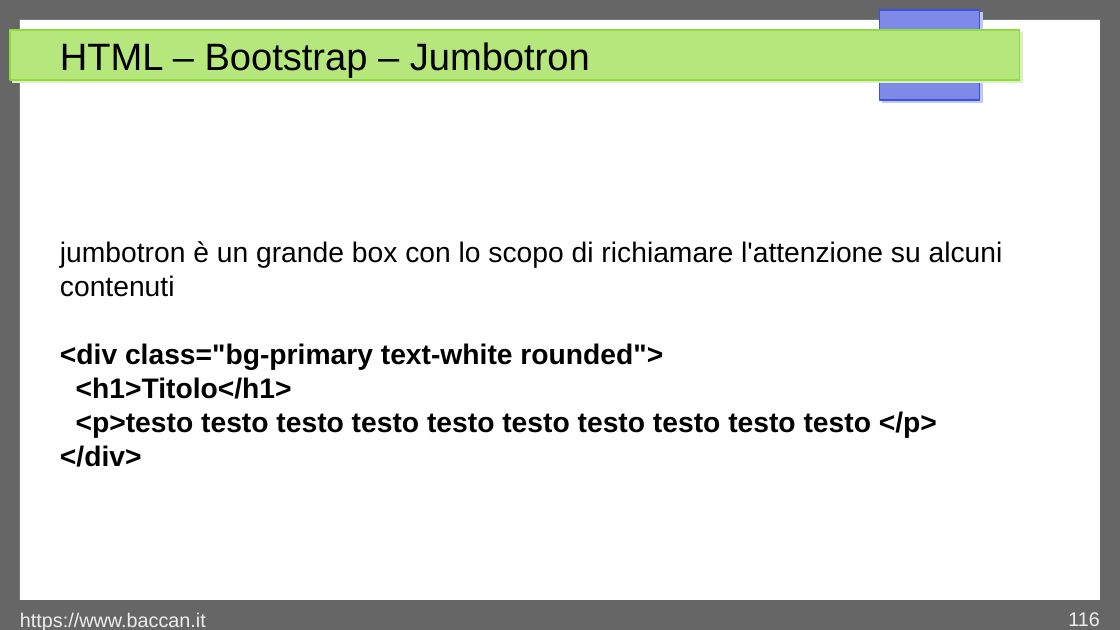
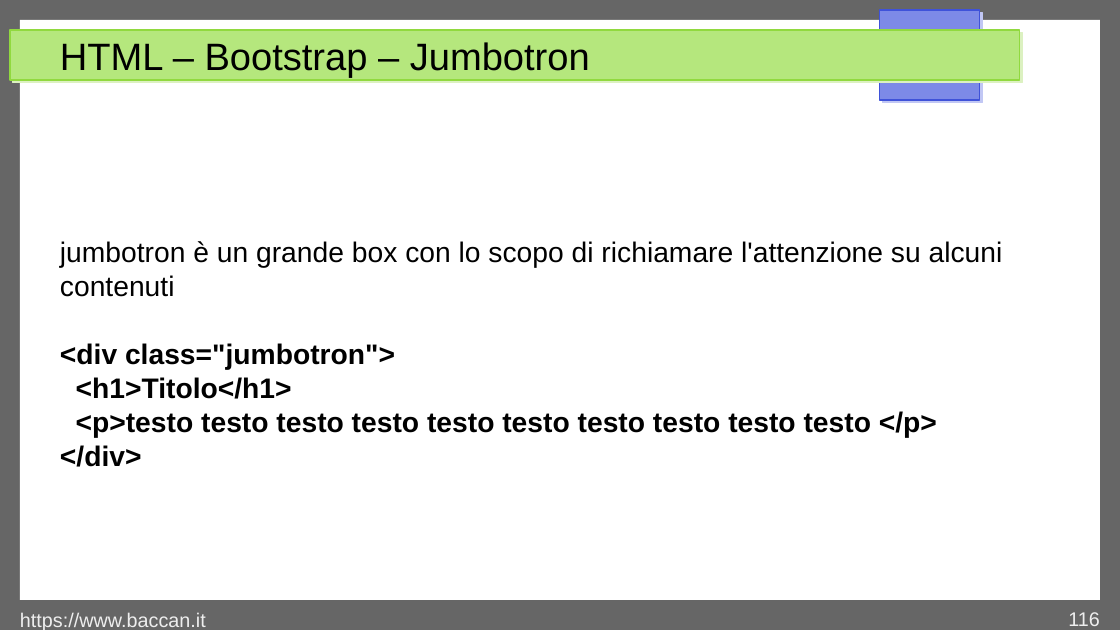
Before and after one commit to matteobaccan/CorsoHTML, a slide deck: slide 116 of Chapter_html.odp. Drawn at 1120x630 pixels with LibreOffice and Linux fonts; fonts in the diff are those of the drawing. Boxes give left, top, right and bottom in pixels: in the first picture for what was removed or moved away, otherwise in the second. Text is boxed around its words. In the diff, an @@ line names an element or a change of style, - is before the commit and + after.

```diff
--- a/Chapter_html.odp
+++ b/Chapter_html.odp
@@ text at <box>60,343,395,370</box>: text changed @@
-<div class="bg-primary text-white rounded">
+<div class="jumbotron">
```
Also in this commit, not shown: 3 other slides changed, 2 other files.
